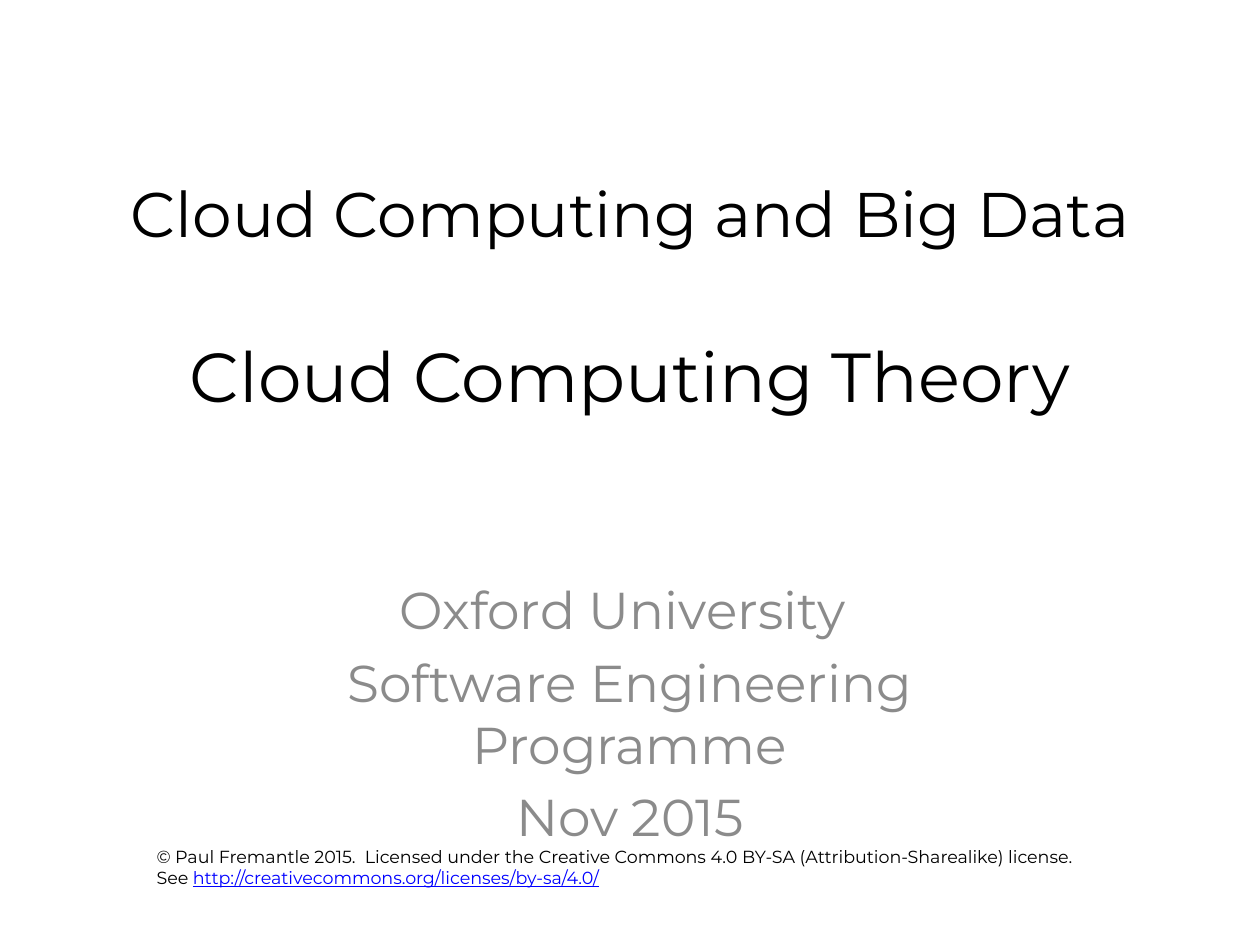
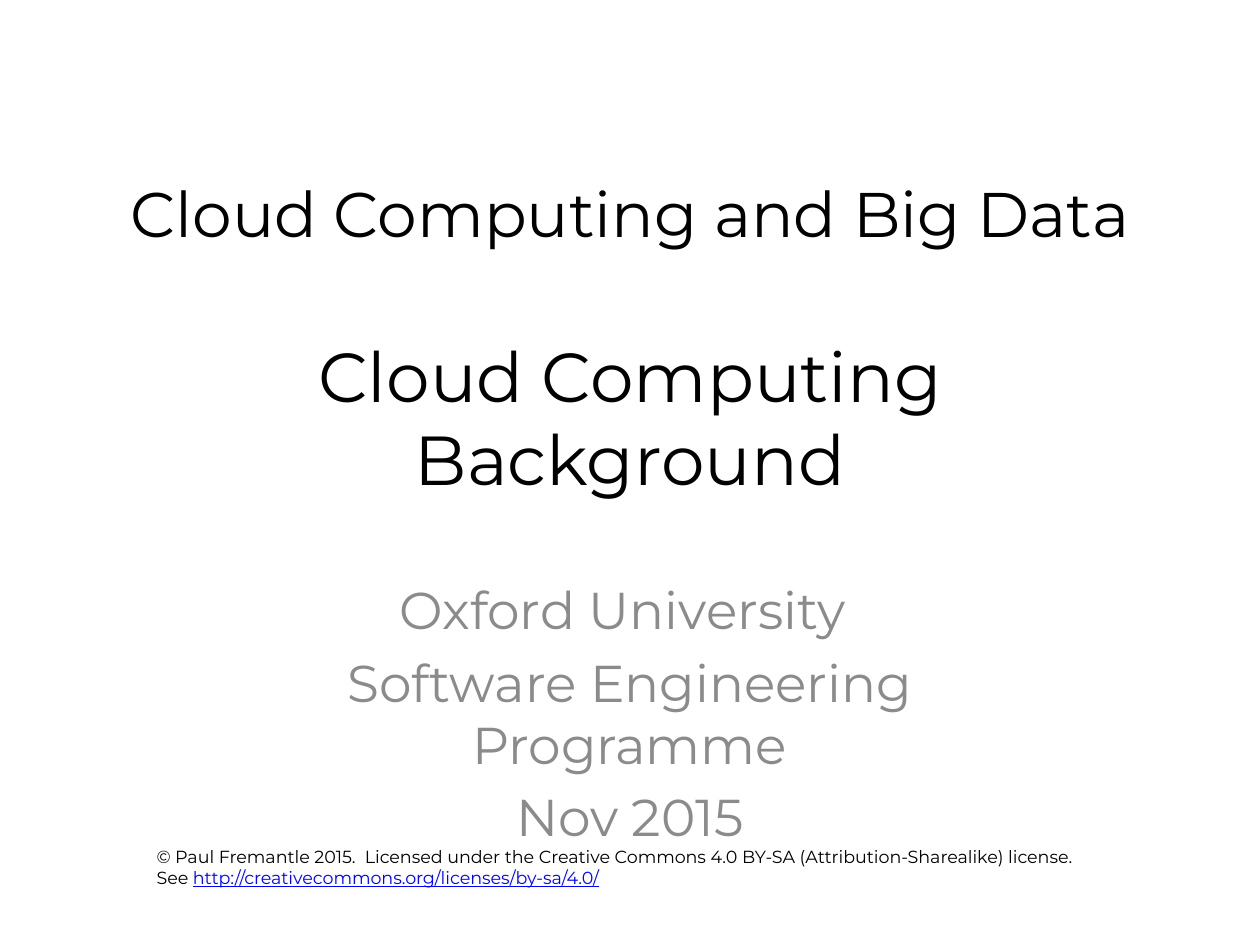
Before and after one commit to pzfreo/ox-clo, a slide deck: slide 1 of pres-source/03-cloud-computing-theory.pptx. Drawn at 1260x945 pixels with LibreOffice and Linux fonts; fonts in the diff are those of the drawing; background and template pictures are left out. Boxes give left, top, right and bottom in pixels: in the first picture for what was removed or moved away, otherwise in the second. Text is boxed around its words. In the diff, an @@ line names an element or a change of style, - is before the commit and + after.

Commit message:
updates

```diff
--- a/pres-source/03-cloud-computing-theory.pptx
+++ b/pres-source/03-cloud-computing-theory.pptx
@@ title at bbox=[131, 190, 1129, 499]: text changed @@
-Cloud Computing and Big Data
-Cloud Computing Theory
+Cloud Computing and Big Data
+Cloud Computing
+Background
```
Also in this commit, not shown: 1 other slide changed, 31 slides added, 1 slide removed.
